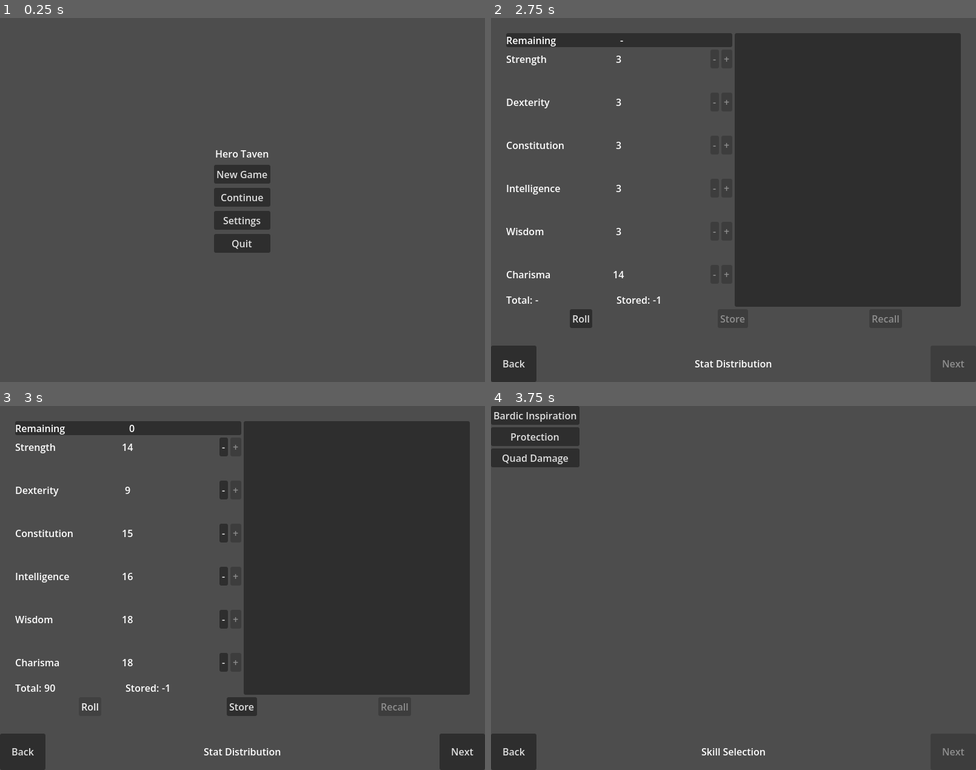
Above: before the commit, frames 1-4 (two rows, left to right).
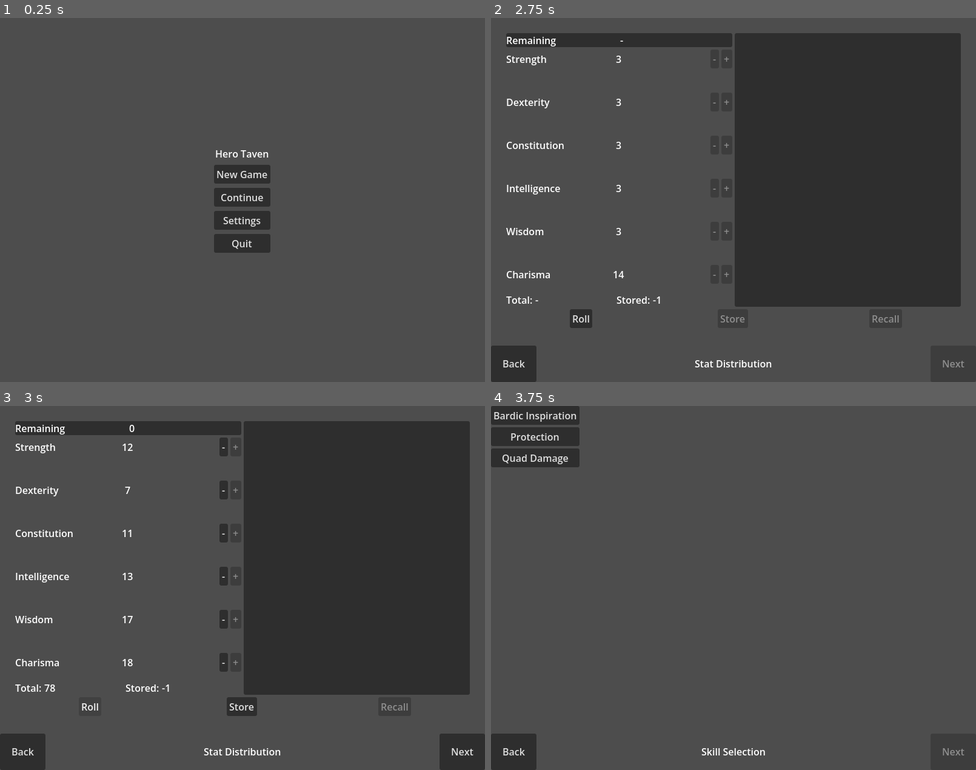
Above: after the commit, the same moments.

Repository: brysonomicon/HeroTavern
Game: Godot game, scene res://scenes/game.tscn
Two runs of this game, one before a commit and one after it. Both use one fixed random seed, a clock stepped at 60 frames per second and the inputs below.
Inputs:
- Up to frame 1 (0.25 s): no input
- Up to frame 2 (2.75 s): click "New Game" at 0.5 s; click "Bard" at 1.25 s; click "Next" at 2 s
- Up to frame 3 (3 s): click "Roll" at 2.75 s
- Up to frame 4 (3.75 s): click "Next" at 3.5 s

Frames 1-2 are identical in both runs. In frame 3, 0.1% of the frame differs, in the area x 9-28%, y 10-79%; in frame 4, nothing differs.

Commit message:
changed stat roll logic from linear to curved to make number further from peak rarer. sharpness determines how steep the curve is higher -> steeper

Diff:
--- a/scenes/character_creator/stat_distribution/stat_distribution.gd
+++ b/scenes/character_creator/stat_distribution/stat_distribution.gd
@@ -22,6 +22,7 @@
 var _stored: int = -1
 var _key_stat: int = -1
 var _rng: RandomNumberGenerator
+var _peak_sharpness: float = 6.0
 
 func _ready() -> void:
 	_rng = RandomNumberGenerator.new()
@@ -37,7 +38,7 @@
 ## signal handlers
 
 func _on_roll() -> void:
-	_total = roundi(_sample_triangular(ROLL_MIN, ROLL_MAX, ROLL_MODE))
+	_total = roundi(_sample_peaked(ROLL_MIN, ROLL_MAX, ROLL_MODE))
 	_remaining = _total
 	_distribute()
 	_refresh()
@@ -107,18 +108,18 @@
 	recall_button.disabled = _stored < 0
 	complete.emit()
 
-func _sample_triangular(roll_min: float, roll_max: float, mode: float) -> float:
+func _sample_peaked(roll_min: float, roll_max: float, mode: float) -> float:
 	## get a sample between 0 - 1.0
 	var sample: float = randf()
 	## express the position of the peak as a value between 0 - 1.0
-	var peak = (mode - roll_min) / (roll_max - roll_min)
+	var peak: float = (mode - roll_min) / (roll_max - roll_min)
 
 	if sample < peak:
 		## sample the rising side
-		return roll_min + sqrt(sample * (roll_max - roll_min) * (mode - roll_min))
+		return roll_min + (mode - roll_min) * pow(sample / peak, 1.0 / _peak_sharpness)
 	else:
 		## sample the falling side
-		return roll_max - sqrt((1.0 - sample) * (roll_max - roll_min) * (roll_max - mode))
+		return roll_max - (roll_max - mode) * pow((1.0 - sample) / (1.0 - peak), 1.0 / _peak_sharpness)
 
 func _distribute() -> void:
 	for stat in Character.StatType.values():
